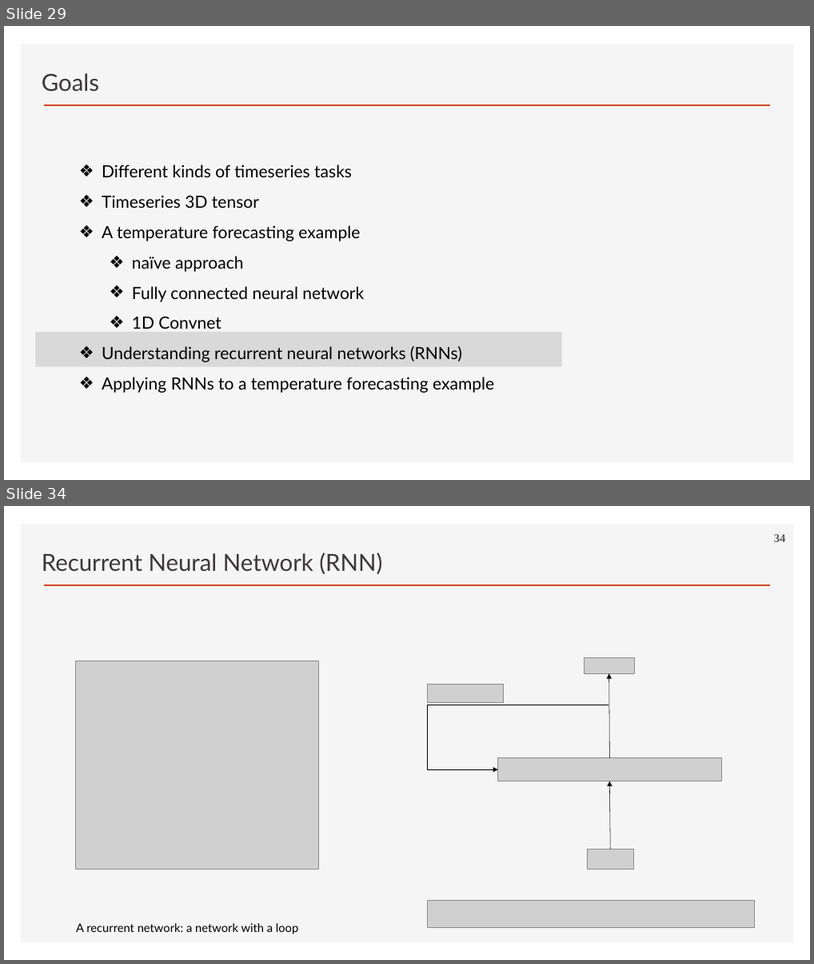
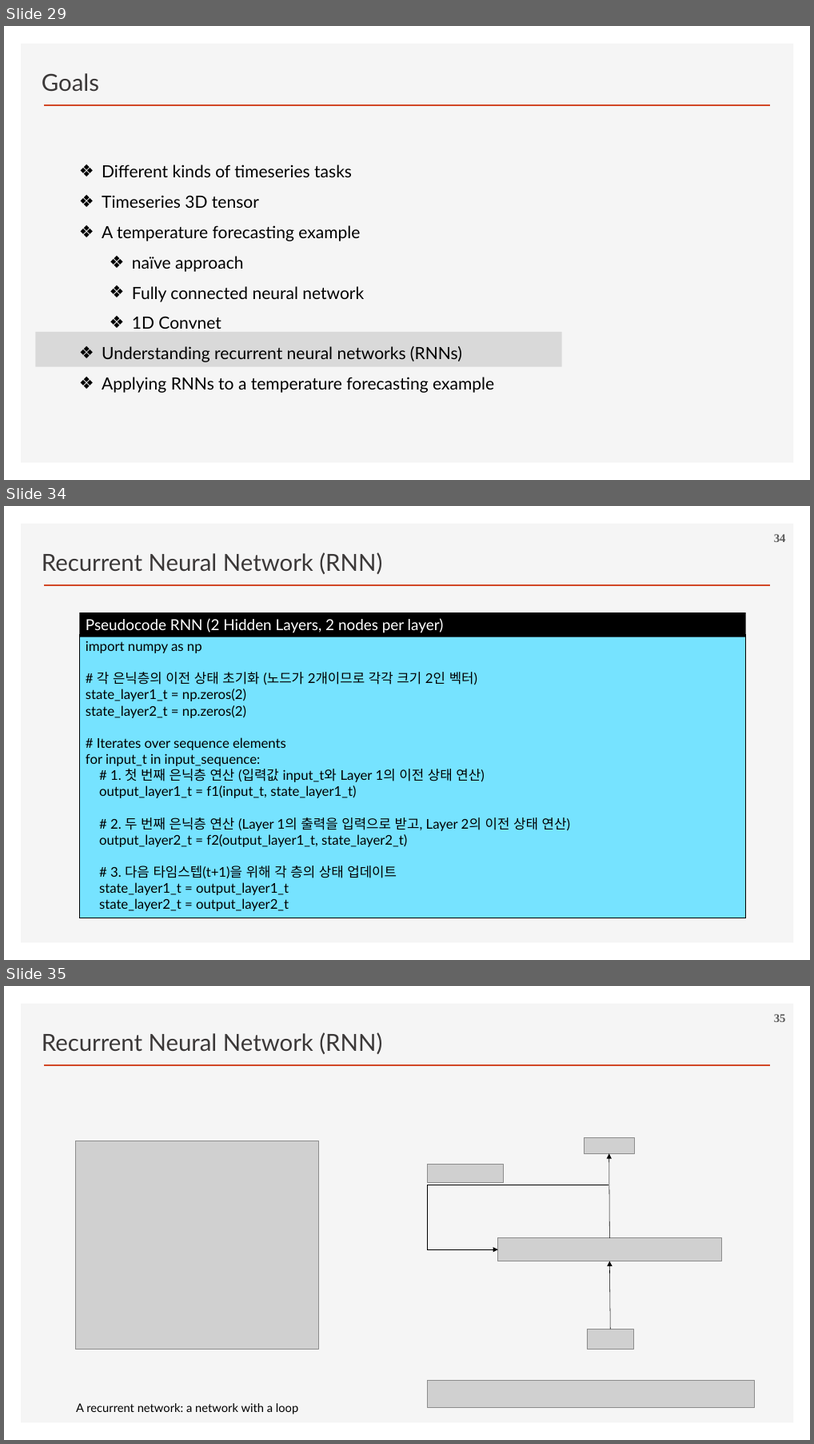
Before and after one commit to ancestor9/2026_Fall_Deep-Learning-with-Python, a slide deck: Chapter 13 Timeseries forecasting.pptx. Shown one above the other, each under a label of ours: slides 29 and 34 before the commit, slides 29, 34 and 35 after it; the slides between them are not shown. The pictures are 814x964 and 814x1444 pixels, drawn with LibreOffice and Linux fonts; fonts in the diff are those of the drawing; grey boxes stand for pictures; background and template pictures are left out. Boxes give left, top, right and bottom in pixels: in the first picture for what was removed or moved away, otherwise in the second. Text is boxed around its words. In the diff, an @@ line names an element or a change of style, - is before the commit and + after.

```diff
--- a/Chapter 13 Timeseries forecasting.pptx
+++ b/Chapter 13 Timeseries forecasting.pptx
@@ slide 34 added at (4,506,810,960), background #FFFFFF; not listed: 2 template elements that a slide beside it also shows @@
@@ text added at (42,552,382,574), 28 pt, text #3B3838 @@
+Recurrent Neural Network (RNN)
@@ page number added at (774,534,786,542), 14 pt, text #595959, bold @@
+34
@@ rectangle added at (80,612,746,636), fill #000000, 18 pt, text #FFFFFF @@
+Pseudocode RNN (2 Hidden Layers, 2 nodes per layer)
@@ rectangle added at (80,635,746,918), fill #76E3FF, outline #000000 0.75 pt, 16 pt, text #000000 @@
+import numpy as np
+# 각 은닉층의 이전 상태 초기화 (노드가 2개이므로 각각 크기 2인 벡터)
+state_layer1_t = np.zeros(2)
+state_layer2_t = np.zeros(2)
+# Iterates over sequence elements
+for input_t in input_sequence:
+# 1. 첫 번째 은닉층 연산 (입력값 input_t와 Layer 1의 이전 상태 연산)
+output_layer1_t = f1(input_t, state_layer1_t)
+# 2. 두 번째 은닉층 연산 (Layer 1의 출력을 입력으로 받고, Layer 2의 이전 상태 연산)
+output_layer2_t = f2(output_layer1_t, state_layer2_t)
+# 3. 다음 타임스텝(t+1)을 위해 각 층의 상태 업데이트
+state_layer1_t = output_layer1_t
+state_layer2_t = output_layer2_t
@@ what was slide 34 is now slide 35 @@
@@ page number at (774,1014,786,1022): text changed @@
-34
+35
```
Also in this commit, not shown: 7 slides changed, 1 slide removed.
